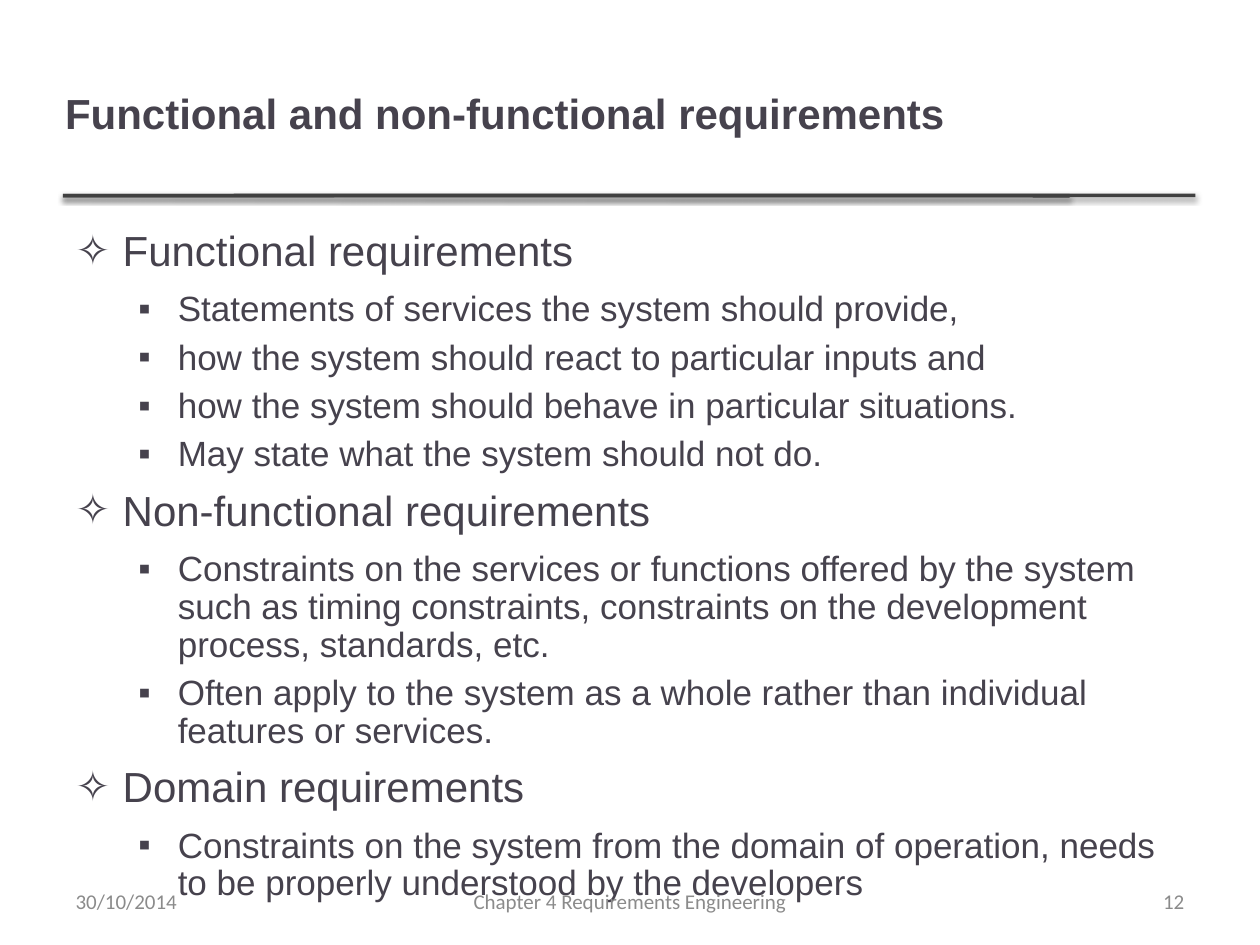
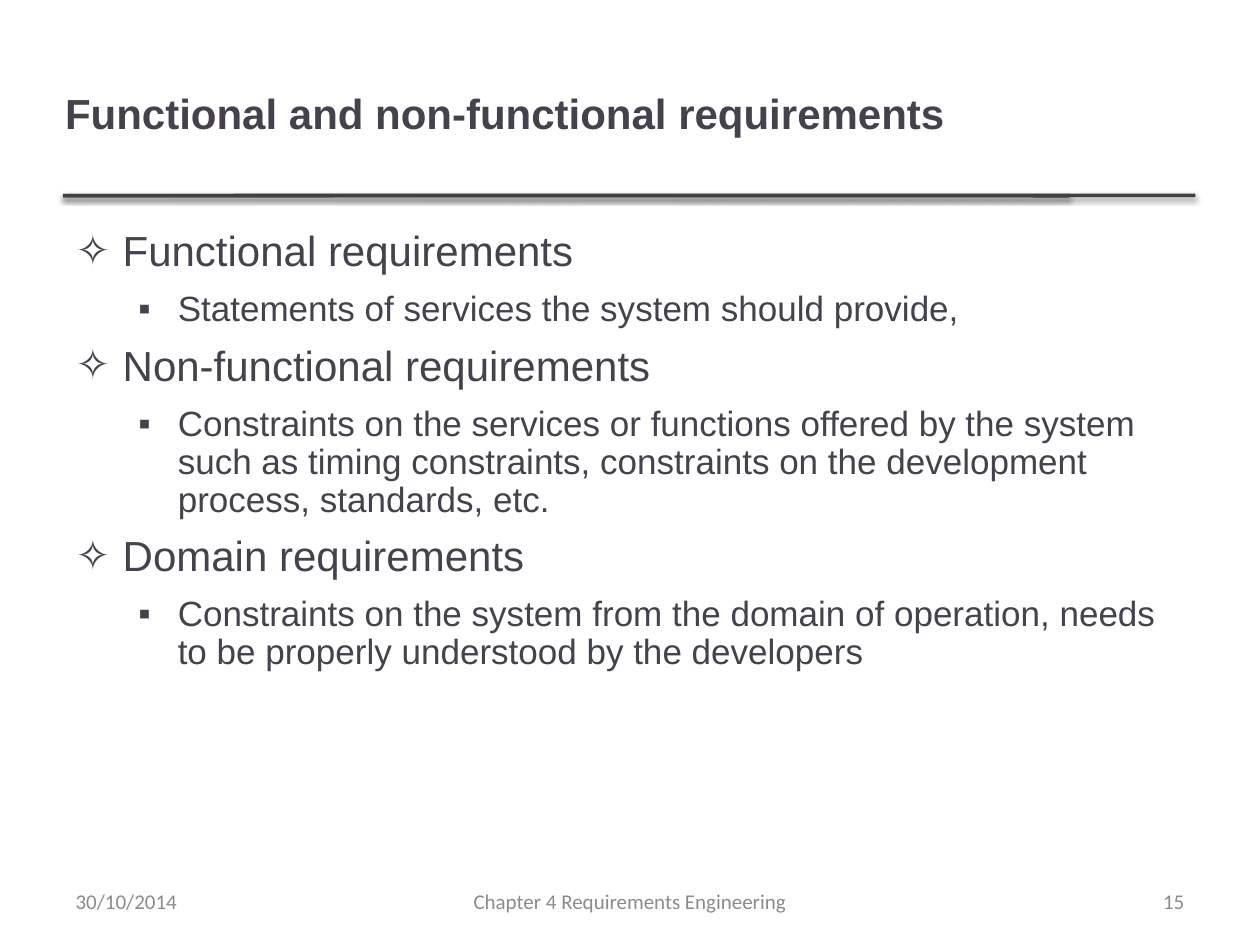
Before and after one commit to umairazfar/Software-Engineering, a slide deck: slide 15 of Slides/Ch4 Req Eng.pptx (slide 12 before the commit). Drawn at 1260x945 pixels with LibreOffice and Linux fonts; fonts in the diff are those of the drawing; background and template pictures are left out. Boxes give left, top, right and bottom in pixels: in the first picture for what was removed or moved away, otherwise in the second. Text is boxed around its words. In the diff, an @@ line names an element or a change of style, - is before the commit and + after.

```diff
--- a/Slides/Ch4 Req Eng.pptx
+++ b/Slides/Ch4 Req Eng.pptx
@@ text at bbox=[178, 344, 1017, 473]: paragraphs removed @@
-  ▪ how the system should react to particular inputs and
-  ▪ how the system should behave in particular situations.
-  ▪ May state what the system should not do.
@@ text at bbox=[178, 679, 1087, 744]: paragraph removed @@
-  ▪ Often apply to the system as a whole rather than individual features or services.
@@ page number at bbox=[1163, 895, 1184, 909]: text changed @@
-12
+15
```
Also in this commit, not shown: 3 other slides changed, 2 slides added, 31 other files.
